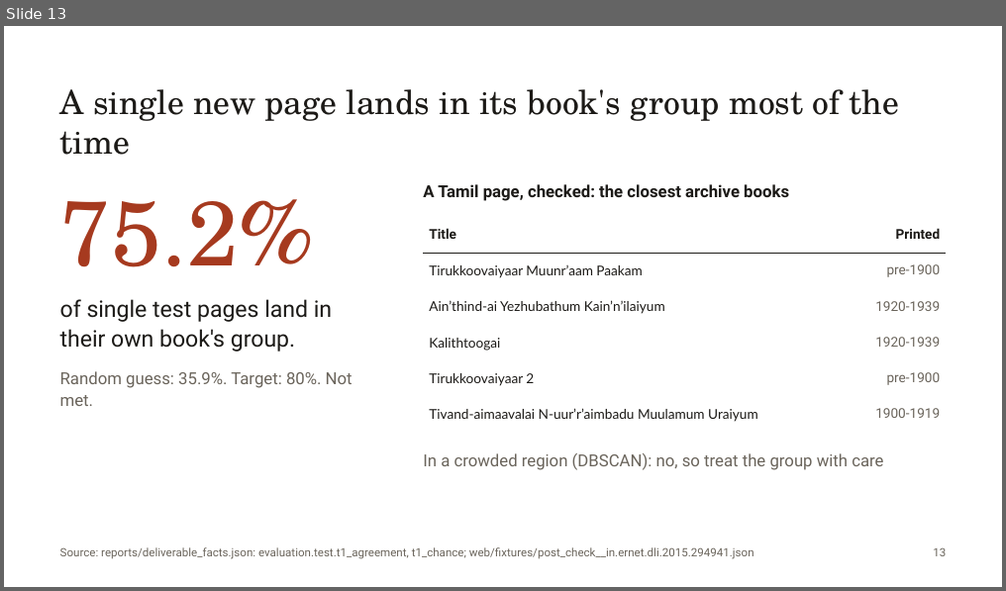
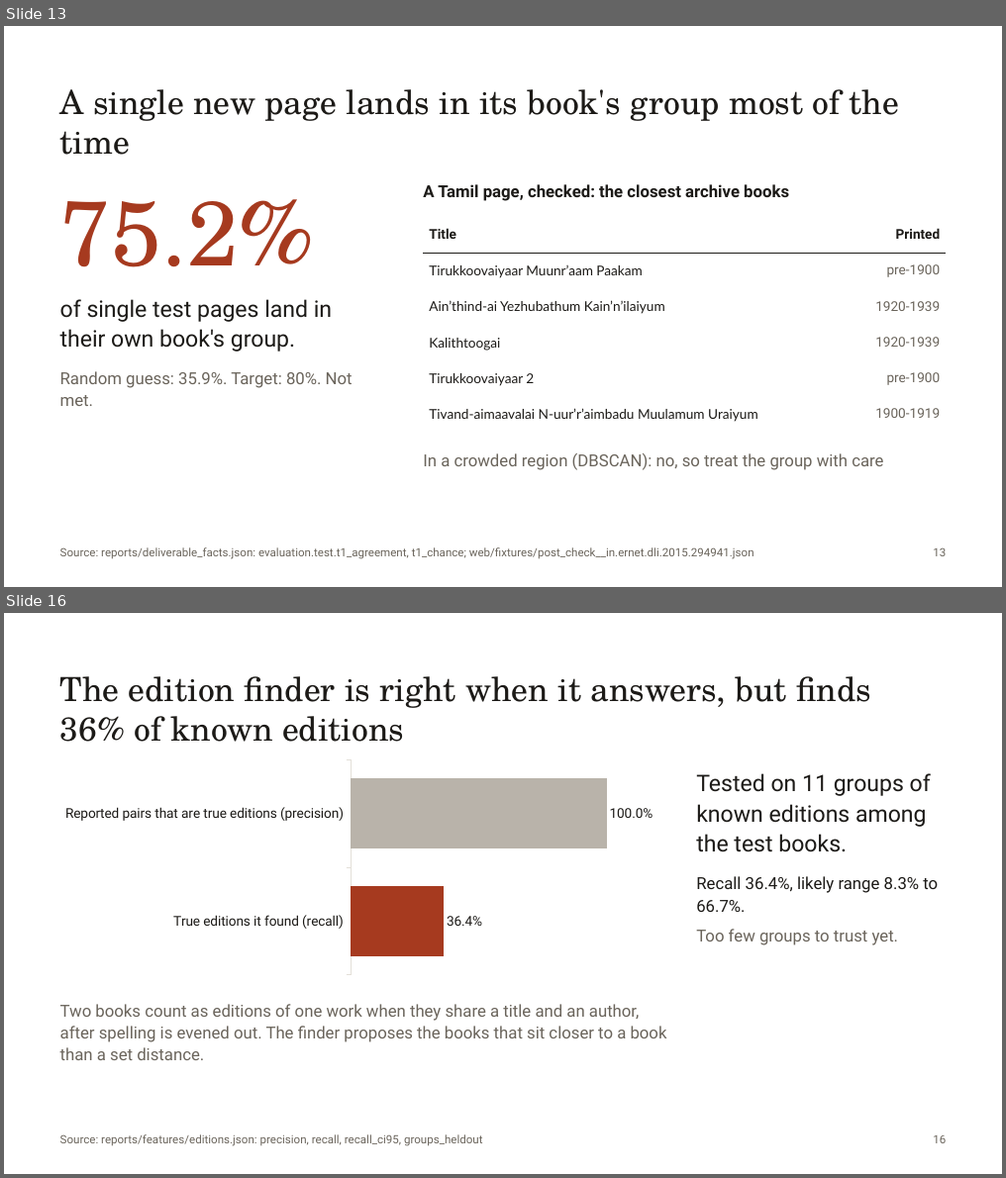
Before and after one commit to rohannes64/Grantha-Heritage-Tracker, a slide deck: Grantha_Heritage_Tracker_SIH26096.pptx. Shown one above the other, each under a label of ours: slide 13 before the commit, slides 13 and 16 after it; the slides between them are not shown. The pictures are 1006x591 and 1006x1178 pixels, drawn with LibreOffice and Linux fonts; fonts in the diff are those of the drawing. Boxes give left, top, right and bottom in pixels: in the first picture for what was removed or moved away, otherwise in the second. Text is boxed around its words. In the diff, an @@ line names an element or a change of style, - is before the commit and + after.

Commit message:
docs(deck): 20 slides, adding the archive map, scan quality, editions, site and impact

```diff
--- a/Grantha_Heritage_Tracker_SIH26096.pptx
+++ b/Grantha_Heritage_Tracker_SIH26096.pptx
@@ slide 16 added at (x1=4, y1=613, x2=1002, y2=1174), background #FFFFFF @@
@@ text added at (x1=60, y1=676, x2=871, y2=742), 32 pt, text #1C1A17 @@
+The edition finder is right when it answers, but finds 36% of known editions
@@ bar chart added at (x1=53, y1=756, x2=696, y2=980) @@
+categories: Reported pairs that are true editions (precision), True editions it found (recall)
+Series 1: 1, 0.364
@@ text added at (x1=696, y1=773, x2=938, y2=946), 16 pt, text #1C1A17 @@
+Tested on 11 groups of known editions among the test books.
+Recall 36.4%, likely range 8.3% to 66.7%.
+Too few groups to trust yet.
@@ text added at (x1=60, y1=1004, x2=667, y2=1060), 16 pt, text #6A645B @@
+Two books count as editions of one work when they share a title and an author, after spelling is evened out. The finder proposes the books that sit closer to a book than a set distance.
@@ text added at (x1=60, y1=1135, x2=483, y2=1147), 11 pt, text #6A645B @@
+Source: reports/features/editions.json: precision, recall, recall_ci95, groups_heldout
@@ text added at (x1=933, y1=1136, x2=945, y2=1144), 11 pt, text #6A645B @@
+16
```
Also in this commit, not shown: 2 slides changed, 4 other slides added, 3 other files.
